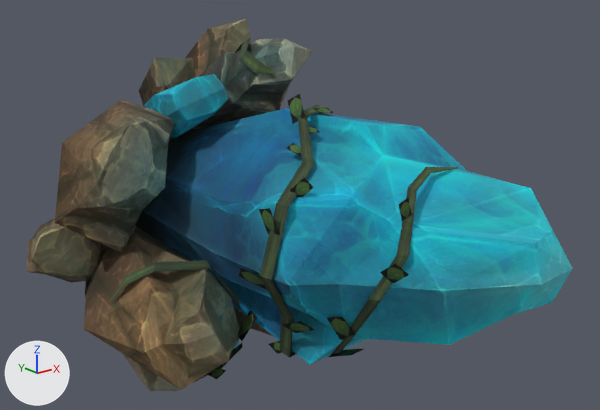
A saved change to the OBJ model sceneobjs/juqing_yewai_592/juqing_yewai_592_shuijing01.obj.
Rendered twice from a 50 mm lens placed at (-650.0, -1135.0, 382.0), pointed at (17.0, -302.0, 48.0). Lighting does not change. The marker at lower left points along +X, +Y and +Z. Where no turn or scale is listed for an object, it has been applied to the vertices. Vertices at the same position are counted once.

Objects in the first picture: 'juqing_yewai_592_shuijing01'.
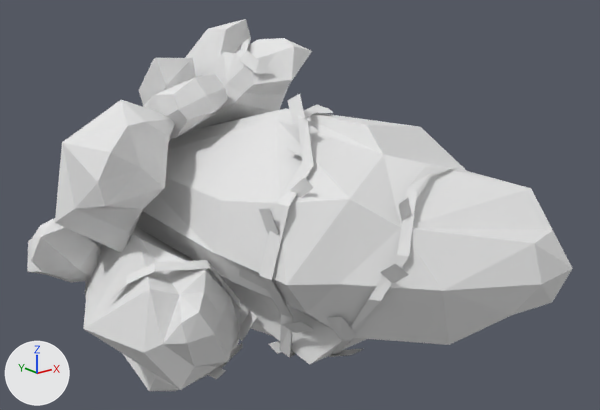
Boxes (x1, y1, x2, y2) around the edits, measured in the pictures (600 x 410 px):
part 1 of me_juqing_yewai_592_shuijing01, recoloured (brown to white): (55, 74, 239, 390) in both
part 2 of me_juqing_yewai_592_shuijing01, recoloured (cyan to white): (27, 19, 573, 364) in both
part 3 of me_juqing_yewai_592_shuijing01, recoloured (green to white): (85, 38, 459, 383) in both
part 4 of me_juqing_yewai_592_shuijing01, recoloured: (122, 38, 312, 391) in both

Patch to the scene script:
```diff
--- a/sceneobjs/juqing_yewai_592/juqing_yewai_592_shuijing01.obj.py
+++ b/sceneobjs/juqing_yewai_592/juqing_yewai_592_shuijing01.obj.py
@@ mat_material_1_1 @@
+mat_material_1_1 = principled_material('material_1')
+mat_material_1_1.base_color = (0.8, 0.8, 0.8)  # white #e7e7e7
+mat_material_1_1.roughness = 1.0
@@ mat_material_2_1 @@
+mat_material_2_1 = principled_material('material_2')
+mat_material_2_1.base_color = (0.8, 0.8, 0.8)  # white #e7e7e7
+mat_material_2_1.roughness = 1.0
@@ mat_material_3_1 @@
+mat_material_3_1 = principled_material('material_3')
+mat_material_3_1.base_color = (0.8, 0.8, 0.8)  # white #e7e7e7
+mat_material_3_1.roughness = 1.0
@@ mat_material_4_1 @@
+mat_material_4_1 = principled_material('material_4')
+mat_material_4_1.base_color = (0.8, 0.8, 0.8)  # white #e7e7e7
+mat_material_4_1.roughness = 1.0
@@ me_juqing_yewai_592_shuijing01 @@
 me_juqing_yewai_592_shuijing01.from_pydata(...)  # 893 vertices, 1031 faces; spans x -274.0..272.0, y -620.0..6.0, z -278.0..276.0
 # used by ob_juqing_yewai_592_shuijing01; location = (0.0, 0.0, 0.0)
+# me_juqing_yewai_592_shuijing01 part 1: all 229 faces that had it switch from mat_material_2 (picture img_juqing_yewai_592_shuijing01_02_png) to mat_material_2_1 (white #e7e7e7)
+# me_juqing_yewai_592_shuijing01 part 2: all 273 faces that had it switch from mat_material_3 (picture img_juqing_yewai_592_shuijing01_03_png) to mat_material_3_1 (white #e7e7e7)
+# me_juqing_yewai_592_shuijing01 part 3: all 362 faces that had it switch from mat_material_4 (picture img_juqing_yewai_592_shuijing01_04_png) to mat_material_4_1 (white #e7e7e7)
+# me_juqing_yewai_592_shuijing01 part 4: all 167 faces that had it switch from mat_material_1 (picture img_juqing_yewai_592_shuijing01_01_png) to mat_material_1_1 (white #e7e7e7)
```
